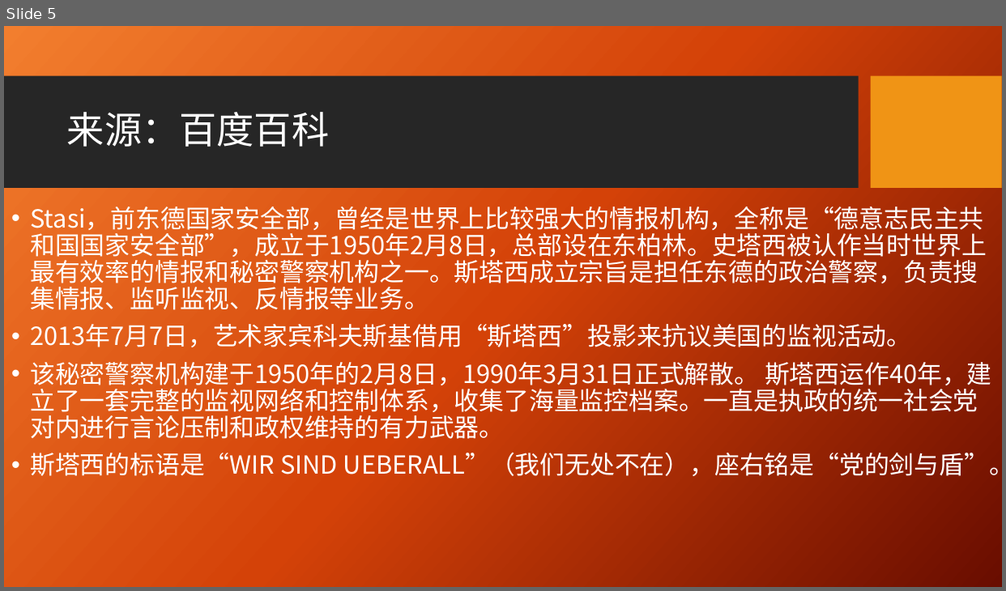
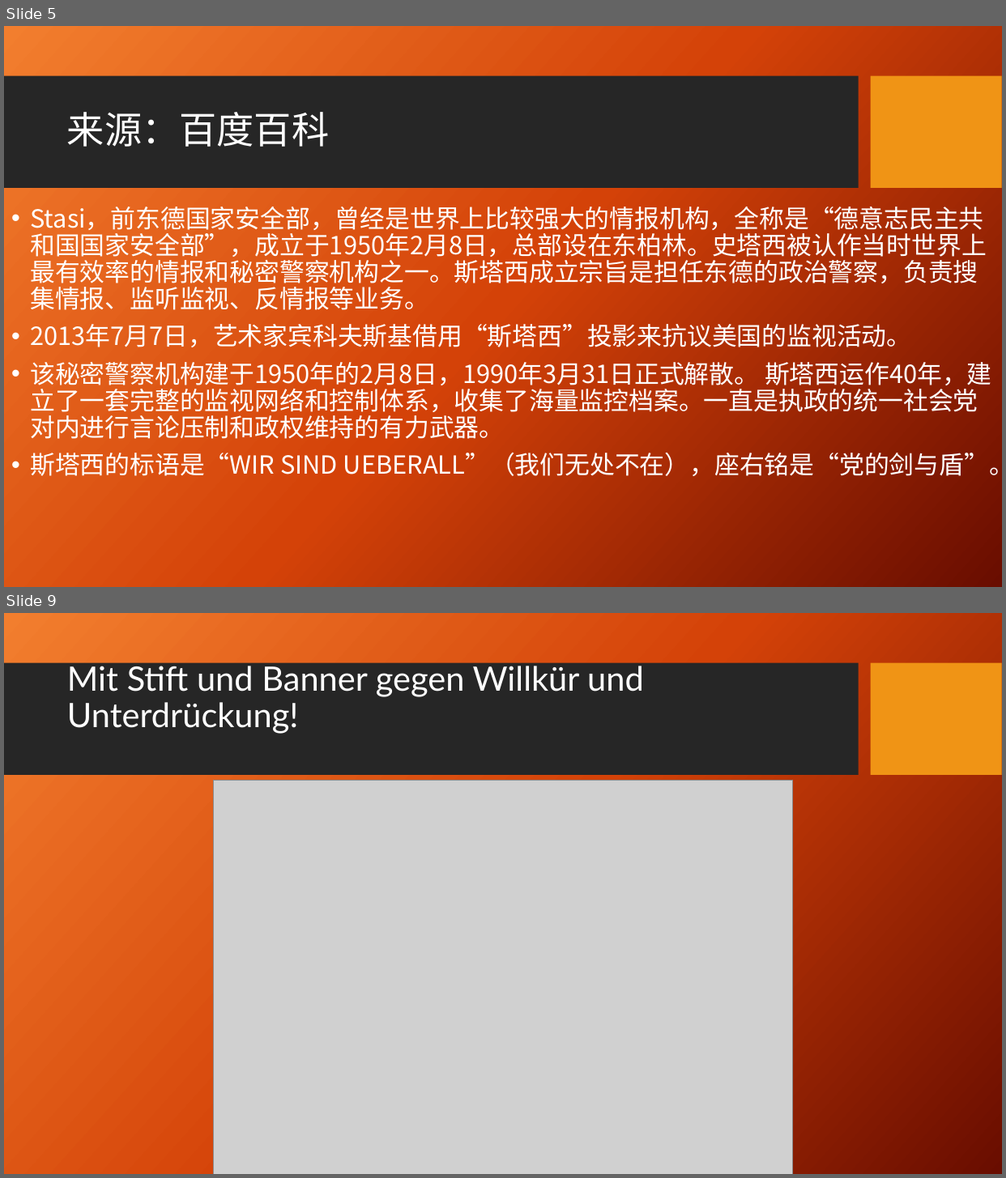
Before and after one commit to zaoqi-unsafe/sssssssss, a slide deck: DDR.pptx. Shown one above the other, each under a label of ours: slide 5 before the commit, slides 5 and 9 after it; the slides between them are not shown. The pictures are 1006x591 and 1006x1178 pixels, drawn with LibreOffice and Linux fonts; fonts in the diff are those of the drawing; grey boxes stand for pictures; background and template pictures are left out. Boxes give left, top, right and bottom in pixels: in the first picture for what was removed or moved away, otherwise in the second. Text is boxed around its words. In the diff, an @@ line names an element or a change of style, - is before the commit and + after.

```diff
--- a/DDR.pptx
+++ b/DDR.pptx
@@ slide 9 added at (x1=4, y1=613, x2=1002, y2=1174), background picture (left out); not listed: 2 template elements that a slide beside it also shows @@
@@ title added at (x1=67, y1=662, x2=644, y2=734), 32.4 pt, text #FFFFFF @@
+Mit Stift und Banner gegen Willkür und Unterdrückung!
@@ picture added at (x1=214, y1=780, x2=793, y2=1174) @@
```
Also in this commit, not shown: 1 slide changed, 4 other slides added, 1 slide removed.
